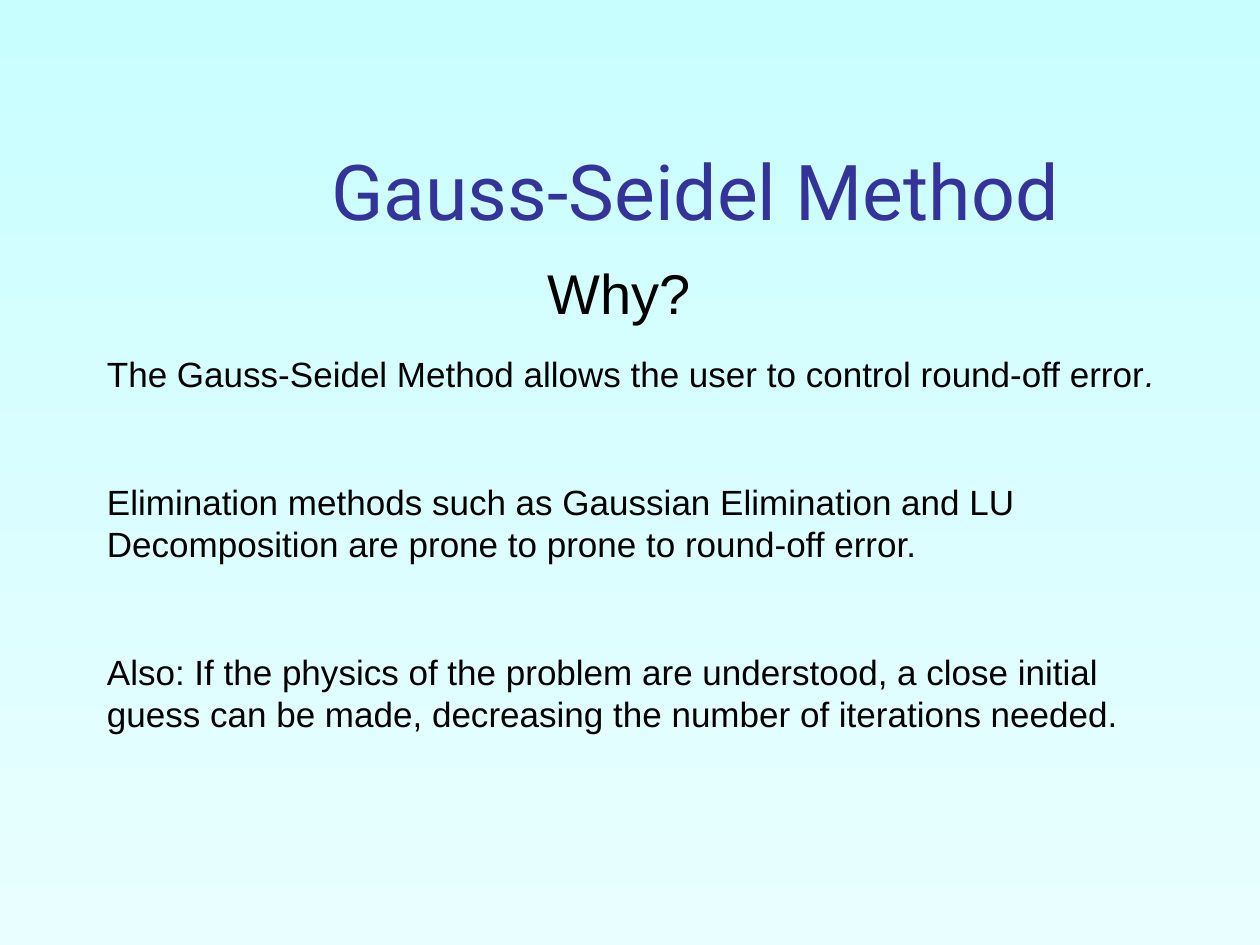
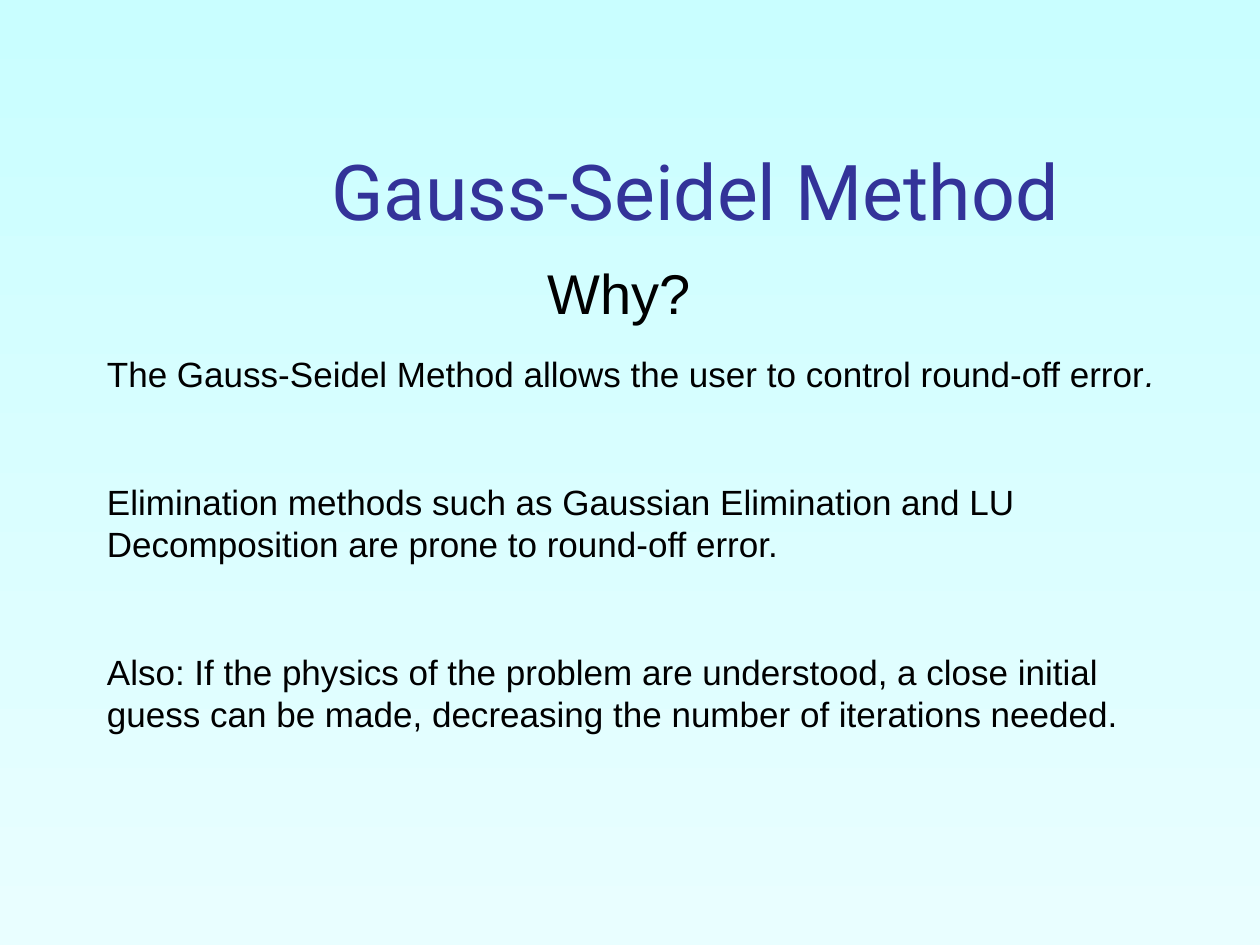
Before and after one commit to RashikRahman/3.2_Notes, a slide deck: slide 3 of CSE_313_Numerical Methods/slides/Week_4-5_Simultaneous Linear Equations/3_Gauss-Seidel method.ppt. Drawn at 1260x945 pixels with LibreOffice and Linux fonts; fonts in the diff are those of the drawing. Boxes give left, top, right and bottom in pixels: in the first picture for what was removed or moved away, otherwise in the second. Text is boxed around its words. In the diff, an @@ line names an element or a change of style, - is before the commit and + after.

```diff
--- a/CSE_313_Numerical Methods/slides/Week_4-5_Simultaneous Linear Equations/3_Gauss-Seidel method.ppt
+++ b/CSE_313_Numerical Methods/slides/Week_4-5_Simultaneous Linear Equations/3_Gauss-Seidel method.ppt
@@ text at (107,489,1014,564): text changed @@
-Elimination methods such as Gaussian Elimination and LU Decomposition are prone to prone to round-off error.
+Elimination methods such as Gaussian Elimination and LU Decomposition are prone to round-off error.
```
Also in this commit, not shown: 31 other files.
